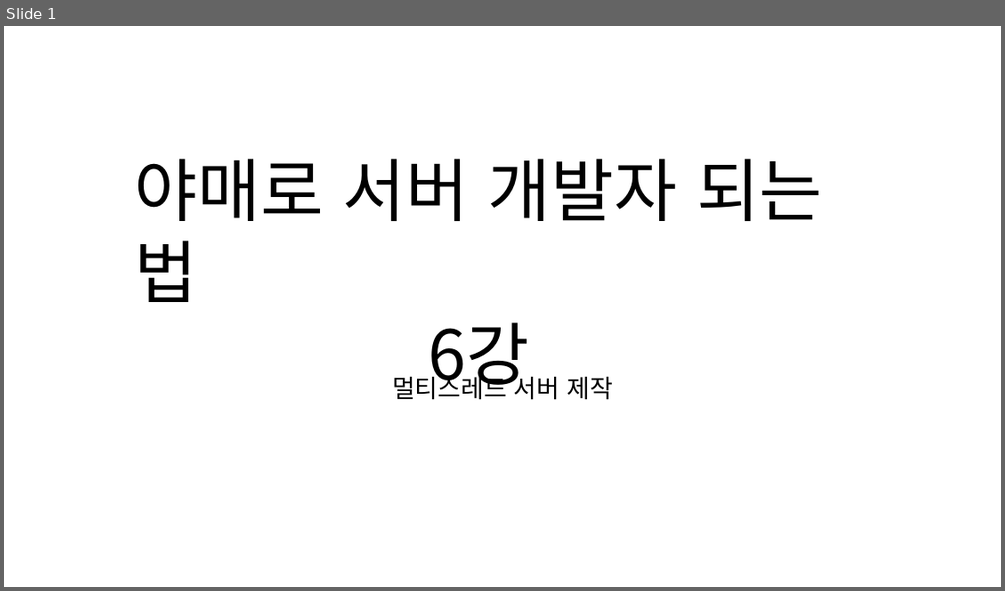
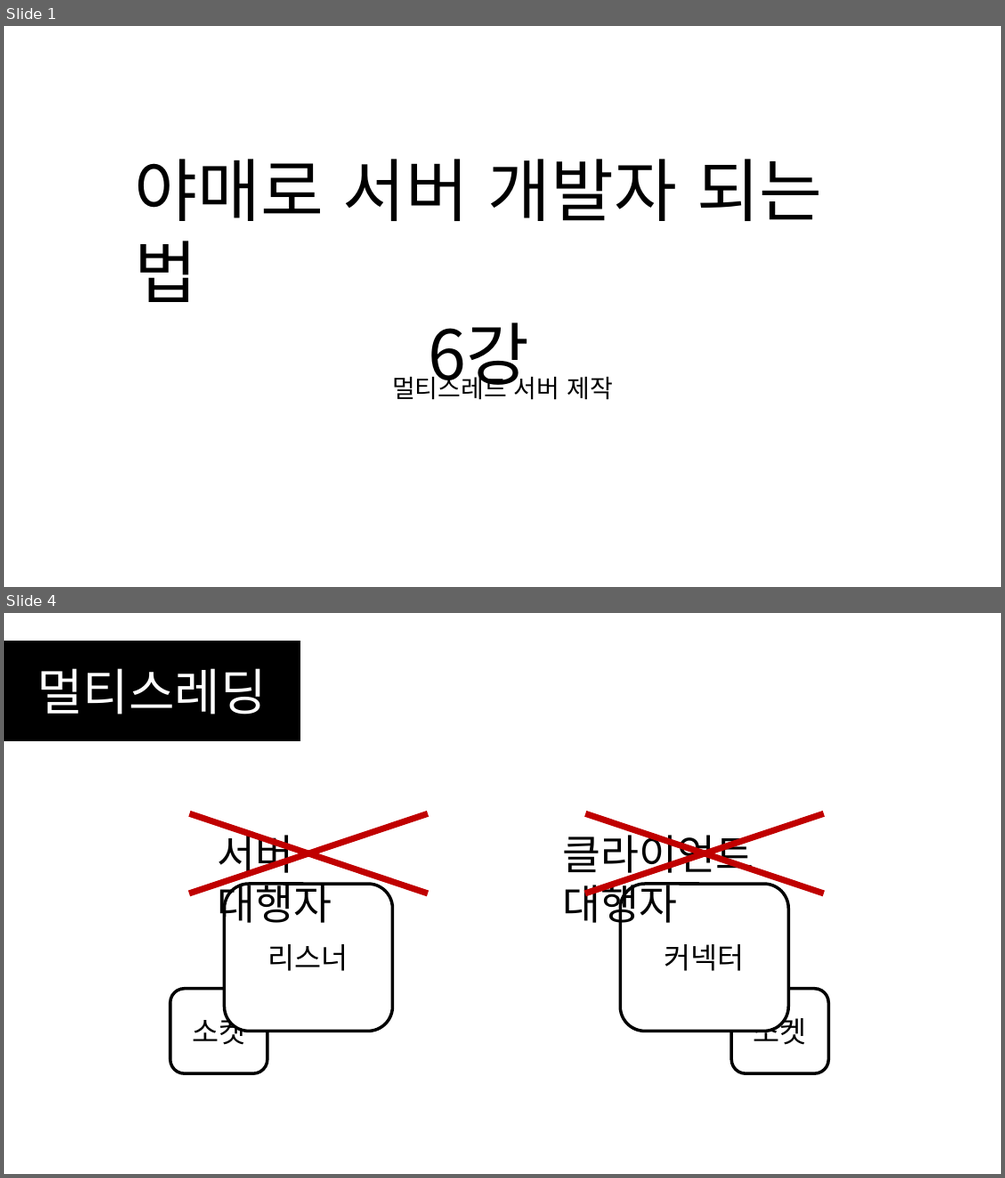
Before and after one commit to SEH00N/SDLU, a slide deck: ServerLecture/PT/6강 멀티스레드 서버 제작.pptx. Shown one above the other, each under a label of ours: slide 1 before the commit, slides 1 and 4 after it; the slides between them are not shown. The pictures are 1005x591 and 1005x1178 pixels, drawn with LibreOffice and Linux fonts; fonts in the diff are those of the drawing. Boxes give left, top, right and bottom in pixels: in the first picture for what was removed or moved away, otherwise in the second. Text is boxed around its words. In the diff, an @@ line names an element or a change of style, - is before the commit and + after.

```diff
--- a/ServerLecture/PT/6강 멀티스레드 서버 제작.pptx
+++ b/ServerLecture/PT/6강 멀티스레드 서버 제작.pptx
@@ slide 4 added at (4,613,1001,1174), background #FFFFFF @@
@@ rectangle added at (4,641,300,741), fill #000000, outline #000000 1 pt, 48 pt, text #FFFFFF @@
+멀티스레딩
@@ line added from (189, 813) to (428, 893), #C00000 6 pt @@
@@ line added from (189, 893) to (428, 813), #C00000 6 pt @@
@@ line added from (585, 893) to (824, 813), #C00000 6 pt @@
@@ line added from (586, 813) to (824, 893), #C00000 6 pt @@
@@ text added at (218,827,332,930), 40 pt, text #000000 @@
+서버 대행자
@@ text added at (563,827,753,930), 40 pt, text #000000 @@
+클라이언트 대행자
@@ rounded rectangle added at (225,884,393,1031), fill #FFFFFF, outline #000000 3 pt, 28 pt, text #000000 @@
+리스너
@@ rounded rectangle added at (620,884,788,1031), fill #FFFFFF, outline #000000 3 pt, 28 pt, text #000000 @@
+커넥터
@@ rounded rectangle added at (170,989,267,1074), fill #FFFFFF, outline #000000 3 pt, 28 pt, text #000000 @@
+소켓
@@ rounded rectangle added at (732,989,829,1074), fill #FFFFFF, outline #000000 3 pt, 28 pt, text #000000 @@
+소켓
```
Also in this commit, not shown: 37 other slides added, 2 slides removed, 1 other file.
